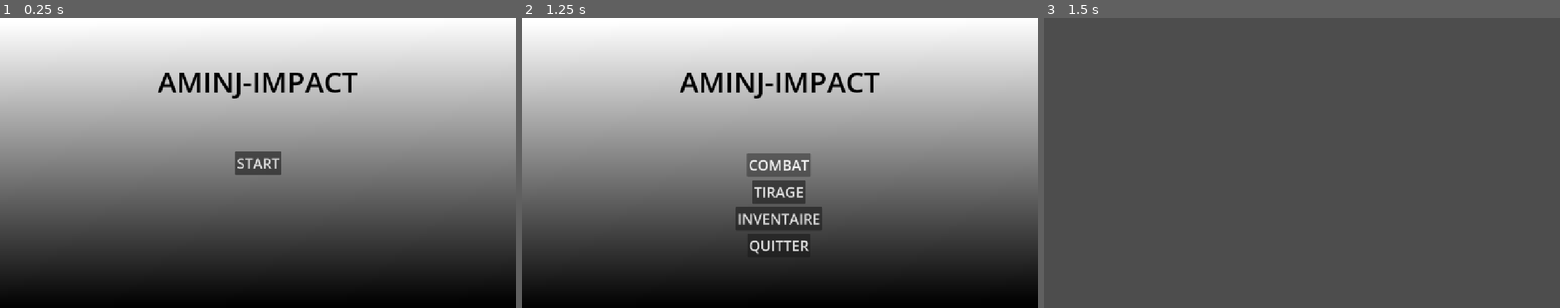
Above: before the commit, frames 1-3 (left to right).
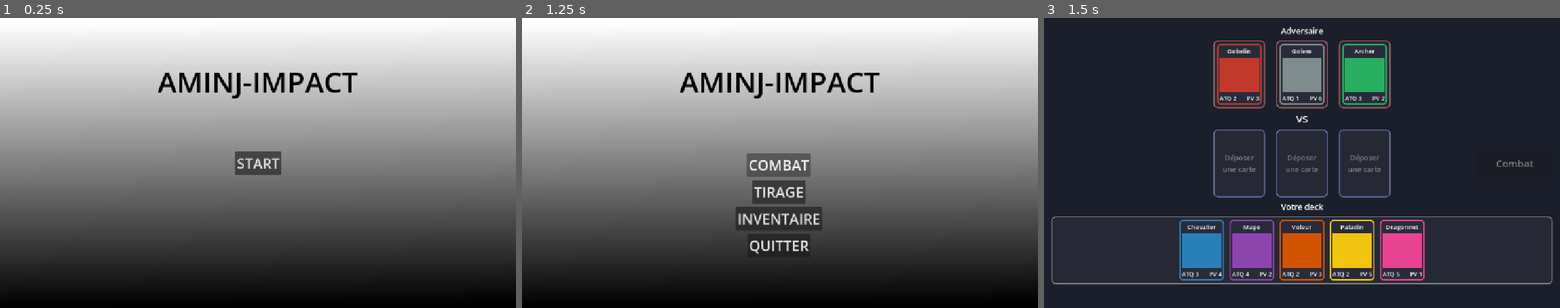
Above: after the commit, the same moments.

Repository: anthonyPiquemal/gacha-aminj
Game: Godot game, scene res://scenes/Start-menu.tscn
The game is run twice, just before and just after one commit, with the same random seed, the same clock (stepped at 60 frames per second) and the same inputs.
Inputs:
- Up to frame 1 (0.25 s): no input
- Up to frame 2 (1.25 s): click "START" at 0.5 s
- Up to frame 3 (1.5 s): click "COMBAT" at 1.25 s

Frames 1-2 are identical in both runs. In frame 3, 99% of the frame differs, in the area x 0-100%, y 0-100%.

Commit message:
Claude battle scene

Diff:
--- /dev/null
+++ b/scenes/battle.tscn
@@ -0,0 +1,12 @@
+[gd_scene format=3]
+
+[ext_resource type="Script" path="res://scripts/battle_scene.gd" id="1_battle"]
+
+[node name="Battle" type="Control"]
+layout_mode = 3
+anchors_preset = 15
+anchor_right = 1.0
+anchor_bottom = 1.0
+grow_horizontal = 2
+grow_vertical = 2
+script = ExtResource("1_battle")
--- /dev/null
+++ b/scripts/battle_scene.gd
@@ -0,0 +1,196 @@
+extends Control
+## Scène de combat : 3 slots adverses (cartes prédéfinies), 3 slots joueur,
+## le deck du joueur en bas et un bouton "Combat".
+
+const SLOT_COUNT := 3
+
+var enemy_slots: Array[CardSlot] = []
+var player_slots: Array[CardSlot] = []
+var deck: CardSlot
+var fight_button: Button
+
+var _status_label: Label
+var _fighting: bool = false
+var _finished: bool = false
+
+
+func _ready() -> void:
+	_build_ui()
+	_fill_enemy_slots()
+	_fill_deck()
+	_update_button()
+
+
+# --- Construction de l'interface ---------------------------------------------
+
+func _build_ui() -> void:
+	var background := ColorRect.new()
+	background.color = Color("1b1e2b")
+	background.set_anchors_preset(Control.PRESET_FULL_RECT)
+	add_child(background)
+
+	var margin := MarginContainer.new()
+	margin.set_anchors_preset(Control.PRESET_FULL_RECT)
+	for side in ["left", "right", "top", "bottom"]:
+		margin.add_theme_constant_override("margin_" + side, 16)
+	add_child(margin)
+
+	var root := VBoxContainer.new()
+	root.add_theme_constant_override("separation", 8)
+	margin.add_child(root)
+
+	# Adversaire
+	root.add_child(_make_label("Adversaire", 18))
+	root.add_child(_make_slots(enemy_slots, CardSlot.Kind.ENEMY_SLOT))
+
+	_status_label = _make_label("VS", 22)
+	root.add_child(_status_label)
+
+	# Slots du joueur + bouton Combat à droite
+	var player_row := HBoxContainer.new()
+	root.add_child(player_row)
+
+	var left_spacer := Control.new()
+	left_spacer.custom_minimum_size = Vector2(170, 0)
+	player_row.add_child(left_spacer)
+
+	var slots_row := _make_slots(player_slots, CardSlot.Kind.PLAYER_SLOT)
+	slots_row.size_flags_horizontal = Control.SIZE_EXPAND_FILL
+	player_row.add_child(slots_row)
+
+	fight_button = Button.new()
+	fight_button.text = "Combat"
+	fight_button.custom_minimum_size = Vector2(170, 60)
+	fight_button.size_flags_vertical = Control.SIZE_SHRINK_CENTER
+	fight_button.add_theme_font_size_override("font_size", 22)
+	fight_button.pressed.connect(_on_fight_pressed)
+	player_row.add_child(fight_button)
+
+	# Deck en bas
+	root.add_child(_make_label("Votre deck", 18))
+	deck = CardSlot.new()
+	deck.setup(CardSlot.Kind.DECK)
+	deck.cards_changed.connect(_update_button)
+	root.add_child(deck)
+
+
+func _make_label(text: String, font_size: int) -> Label:
+	var label := Label.new()
+	label.text = text
+	label.horizontal_alignment = HORIZONTAL_ALIGNMENT_CENTER
+	label.add_theme_font_size_override("font_size", font_size)
+	return label
+
+
+func _make_slots(target: Array[CardSlot], kind: CardSlot.Kind) -> HBoxContainer:
+	var row := HBoxContainer.new()
+	row.alignment = BoxContainer.ALIGNMENT_CENTER
+	row.add_theme_constant_override("separation", 24)
+	for i in SLOT_COUNT:
+		var slot := CardSlot.new()
+		slot.setup(kind)
+		slot.cards_changed.connect(_update_button)
+		row.add_child(slot)
+		target.append(slot)
+	return row
+
+
+# --- Cartes prédéfinies ------------------------------------------------------
+
+func _fill_enemy_slots() -> void:
+	var enemy_cards: Array[CardData] = [
+		CardData.create("Gobelin", 2, 3, Color("c0392b")),
+		CardData.create("Golem", 1, 6, Color("7f8c8d")),
+		CardData.create("Archer", 3, 2, Color("27ae60")),
+	]
+	for i in SLOT_COUNT:
+		var card := CardView.new()
+		card.setup(enemy_cards[i], false)
+		enemy_slots[i].add_card(card)
+
+
+func _fill_deck() -> void:
+	var player_cards: Array[CardData] = [
+		CardData.create("Chevalier", 3, 4, Color("2980b9")),
+		CardData.create("Mage", 4, 2, Color("8e44ad")),
+		CardData.create("Voleur", 2, 3, Color("d35400")),
+		CardData.create("Paladin", 2, 5, Color("f1c40f")),
+		CardData.create("Dragonnet", 5, 1, Color("e84393")),
+	]
+	for data in player_cards:
+		var card := CardView.new()
+		card.setup(data, true)
+		deck.add_card(card)
+
+
+# --- Combat ------------------------------------------------------------------
+
+func _update_button() -> void:
+	if fight_button == null:
+		return
+	if _finished:
+		fight_button.disabled = false
+		return
+	var has_card := false
+	for slot in player_slots:
+		if slot.get_card() != null:
+			has_card = true
+	fight_button.disabled = _fighting or not has_card
+
+
+func _on_fight_pressed() -> void:
+	if _finished:
+		get_tree().reload_current_scene()
+		return
+	if _fighting:
+		return
+
+	_fighting = true
+	_status_label.text = "Combat !"
+	for slot in player_slots:
+		slot.locked = true
+	deck.locked = true
+	_update_button()
+
+	var player_wins := 0
+	var enemy_wins := 0
+	for i in SLOT_COUNT:
+		var result := await _duel(player_slots[i].get_card(), enemy_slots[i].get_card())
+		if result > 0:
+			player_wins += 1
+		elif result < 0:
+			enemy_wins += 1
+		await get_tree().create_timer(0.3).timeout
+
+	if player_wins > enemy_wins:
+		_status_label.text = "Victoire ! (%d - %d)" % [player_wins, enemy_wins]
+	elif enemy_wins > player_wins:
+		_status_label.text = "Défaite... (%d - %d)" % [player_wins, enemy_wins]
+	else:
+		_status_label.text = "Égalité (%d - %d)" % [player_wins, enemy_wins]
+
+	_fighting = false
+	_finished = true
+	fight_button.text = "Rejouer"
+	_update_button()
+
+
+## Résout un duel sur une ligne. Retourne 1 (joueur gagne), -1 (adversaire gagne) ou 0.
+func _duel(player_card: CardView, enemy_card: CardView) -> int:
+	if player_card != null and enemy_card != null:
+		var player_attack := player_card.data.attack
+		var enemy_attack := enemy_card.data.attack
+		player_card.punch()
+		enemy_card.punch()
+		await get_tree().create_timer(0.25).timeout
+		player_card.take_damage(enemy_attack)
+		enemy_card.take_damage(player_attack)
+		await get_tree().create_timer(0.6).timeout
+
+	var player_alive := player_card != null and not player_card.is_dead()
+	var enemy_alive := enemy_card != null and not enemy_card.is_dead()
+	if player_alive and not enemy_alive:
+		return 1
+	if enemy_alive and not player_alive:
+		return -1
+	return 0
--- /dev/null
+++ b/scripts/card_data.gd
@@ -0,0 +1,17 @@
+class_name CardData
+extends Resource
+## Données d'une carte (nom, attaque, points de vie, couleur).
+
+@export var card_name: String = ""
+@export var attack: int = 1
+@export var health: int = 1
+@export var color: Color = Color.WHITE
+
+
+static func create(p_name: String, p_attack: int, p_health: int, p_color: Color) -> CardData:
+	var card := CardData.new()
+	card.card_name = p_name
+	card.attack = p_attack
+	card.health = p_health
+	card.color = p_color
+	return card
--- /dev/null
+++ b/scripts/card_slot.gd
@@ -0,0 +1,109 @@
+class_name CardSlot
+extends PanelContainer
+## Emplacement de carte.
+## - PLAYER_SLOT : accepte 1 carte du joueur (échange si déjà occupé)
+## - ENEMY_SLOT  : emplacement adverse, n'accepte aucun drop
+## - DECK        : zone du deck, accepte plusieurs cartes
+
+signal cards_changed
+
+enum Kind { PLAYER_SLOT, ENEMY_SLOT, DECK }
+
+var kind: Kind = Kind.PLAYER_SLOT
+var locked: bool = false
+var holder: Container
+
+var _placeholder: Label
+
+
+func setup(p_kind: Kind) -> void:
+	kind = p_kind
+
+	var border := Color(0.35, 0.45, 0.75)
+	var placeholder_text := "Déposer\nune carte"
+	match kind:
+		Kind.ENEMY_SLOT:
+			border = Color(0.75, 0.35, 0.35)
+			placeholder_text = "Vide"
+		Kind.DECK:
+			border = Color(0.5, 0.5, 0.5)
+			placeholder_text = "Deck vide"
+
+	var style := StyleBoxFlat.new()
+	style.bg_color = Color(1, 1, 1, 0.05)
+	style.border_color = border
+	style.set_border_width_all(2)
+	style.set_corner_radius_all(10)
+	style.set_content_margin_all(8)
+	add_theme_stylebox_override("panel", style)
+
+	if kind == Kind.DECK:
+		var row := HBoxContainer.new()
+		row.alignment = BoxContainer.ALIGNMENT_CENTER
+		row.add_theme_constant_override("separation", 12)
+		holder = row
+		custom_minimum_size = Vector2(0, CardView.CARD_SIZE.y + 16)
+		size_flags_horizontal = Control.SIZE_EXPAND_FILL
+	else:
+		holder = CenterContainer.new()
+		custom_minimum_size = CardView.CARD_SIZE + Vector2(16, 16)
+
+	_placeholder = Label.new()
+	_placeholder.text = placeholder_text
+	_placeholder.horizontal_alignment = HORIZONTAL_ALIGNMENT_CENTER
+	_placeholder.vertical_alignment = VERTICAL_ALIGNMENT_CENTER
+	_placeholder.modulate = Color(1, 1, 1, 0.4)
+	_placeholder.mouse_filter = Control.MOUSE_FILTER_IGNORE
+
+	add_child(holder)
+	add_child(_placeholder)
+	holder.child_order_changed.connect(_update_placeholder)
+
+
+func _update_placeholder() -> void:
+	_placeholder.visible = holder.get_child_count() == 0
+
+
+## Retourne la carte posée (slots simples uniquement).
+func get_card() -> CardView:
+	if holder.get_child_count() == 0:
+		return null
+	return holder.get_child(0) as CardView
+
+
+func add_card(card: CardView) -> void:
+	var old_slot := card.slot
+	var old_parent := card.get_parent()
+	if old_parent != null:
+		old_parent.remove_child(card)
+	holder.add_child(card)
+	card.slot = self
+	cards_changed.emit()
+	if old_slot != null and old_slot != self:
+		old_slot.cards_changed.emit()
+
+
+# --- Drag & drop -------------------------------------------------------------
+
+func _can_drop_data(_at_position: Vector2, drag_data: Variant) -> bool:
+	if locked or kind == Kind.ENEMY_SLOT:
+		return false
+	if not (drag_data is Dictionary and drag_data.has("card")):
+		return false
+	var card: CardView = drag_data["card"]
+	return card.draggable
+
+
+func _drop_data(_at_position: Vector2, drag_data: Variant) -> void:
+	var card: CardView = drag_data["card"]
+	var origin := card.slot
+	if origin == self:
+		return
+
+	# Slot déjà occupé : la carte présente retourne à l'emplacement d'origine.
+	if kind != Kind.DECK:
+		var existing := get_card()
+		if existing != null and origin != null:
+			origin.add_card(existing)
+
+	add_card(card)
--- /dev/null
+++ b/scripts/card_view.gd
@@ -0,0 +1,126 @@
+class_name CardView
+extends PanelContainer
+## Représentation visuelle d'une carte.
+## Si `draggable` est vrai, elle peut être glissée vers un CardSlot.
+
+const CARD_SIZE := Vector2(100, 136)
+
+var data: CardData
+var current_hp: int = 0
+var draggable: bool = false
+var slot: CardSlot = null
+
+var _hp_label: Label
+var _dead: bool = false
+
+
+func setup(p_data: CardData, p_draggable: bool) -> void:
+	data = p_data
+	current_hp = data.health
+	draggable = p_draggable
+
+	custom_minimum_size = CARD_SIZE
+	pivot_offset = CARD_SIZE / 2.0
+	if draggable:
+		mouse_default_cursor_shape = Control.CURSOR_POINTING_HAND
+
+	var style := StyleBoxFlat.new()
+	style.bg_color = Color(0.16, 0.17, 0.23)
+	style.set_border_width_all(3)
+	style.border_color = data.color
+	style.set_corner_radius_all(8)
+	style.set_content_margin_all(6)
+	add_theme_stylebox_override("panel", style)
+
+	var box := VBoxContainer.new()
+	box.add_theme_constant_override("separation", 4)
+	box.mouse_filter = Control.MOUSE_FILTER_IGNORE
+	add_child(box)
+
+	var name_label := Label.new()
+	name_label.text = data.card_name
+	name_label.horizontal_alignment = HORIZONTAL_ALIGNMENT_CENTER
+	name_label.add_theme_font_size_override("font_size", 14)
+	name_label.mouse_filter = Control.MOUSE_FILTER_IGNORE
+	box.add_child(name_label)
+
+	var art := ColorRect.new()
+	art.color = data.color
+	art.size_flags_vertical = Control.SIZE_EXPAND_FILL
+	art.mouse_filter = Control.MOUSE_FILTER_IGNORE
+	box.add_child(art)
+
+	var stats := HBoxContainer.new()
+	stats.mouse_filter = Control.MOUSE_FILTER_IGNORE
+	box.add_child(stats)
+
+	var atk_label := Label.new()
+	atk_label.text = "ATQ %d" % data.attack
+	atk_label.size_flags_horizontal = Control.SIZE_EXPAND_FILL
+	atk_label.add_theme_font_size_override("font_size", 13)
+	atk_label.mouse_filter = Control.MOUSE_FILTER_IGNORE
+	stats.add_child(atk_label)
+
+	_hp_label = Label.new()
+	_hp_label.add_theme_font_size_override("font_size", 13)
+	_hp_label.mouse_filter = Control.MOUSE_FILTER_IGNORE
+	stats.add_child(_hp_label)
+	_refresh()
+
+
+func _refresh() -> void:
+	_hp_label.text = "PV %d" % current_hp
+
+
+## Petite animation d'attaque.
+func punch() -> void:
+	var tween := create_tween()
+	tween.tween_property(self, "scale", Vector2(1.15, 1.15), 0.12)
+	tween.tween_property(self, "scale", Vector2.ONE, 0.12)
+
+
+func take_damage(amount: int) -> void:
+	current_hp = maxi(current_hp - amount, 0)
+	_dead = current_hp <= 0
+	_refresh()
+	modulate = Color(1.0, 0.4, 0.4)
+	var tween := create_tween()
+	var target := Color(0.35, 0.35, 0.35) if _dead else Color.WHITE
+	tween.tween_property(self, "modulate", target, 0.4)
+
+
+func is_dead() -> bool:
+	return _dead
+
+
+# --- Drag & drop -------------------------------------------------------------
+
+func _get_drag_data(_at_position: Vector2) -> Variant:
+	if not draggable or slot == null or slot.locked:
+		return null
+
+	var preview := CardView.new()
+	preview.setup(data, false)
+	preview.modulate = Color(1, 1, 1, 0.85)
+	var wrapper := Control.new()
+	wrapper.add_child(preview)
+	preview.position = -CARD_SIZE / 2.0
+	set_drag_preview(wrapper)
+
+	modulate = Color(1, 1, 1, 0.35)
+	return {"card": self}
+
+
+func _notification(what: int) -> void:
+	if what == NOTIFICATION_DRAG_END and not _dead:
+		modulate = Color.WHITE
+
+
+# Une carte posée dans un slot "bloque" les drops : on les transmet au slot.
+func _can_drop_data(at_position: Vector2, drag_data: Variant) -> bool:
+	return slot != null and slot._can_drop_data(at_position, drag_data)
+
+
+func _drop_data(at_position: Vector2, drag_data: Variant) -> void:
+	if slot != null:
+		slot._drop_data(at_position, drag_data)
--- a/scripts/main_menu.gd
+++ b/scripts/main_menu.gd
@@ -16,7 +16,7 @@
 
 
 func _on_combatbutton_button_down() -> void:
-	get_tree().change_scene_to_file("res://scenes/combat.tscn")
+	get_tree().change_scene_to_file("res://scenes/battle.tscn")
 
 
 func _on_tiragebutton_button_down() -> void:
Not shown, added: Carte et icône.png.import
Not shown, added: scripts/battle_scene.gd.uid
Not shown, added: scripts/card_data.gd.uid
Not shown, added: scripts/card_slot.gd.uid
Not shown, added: scripts/card_view.gd.uid
